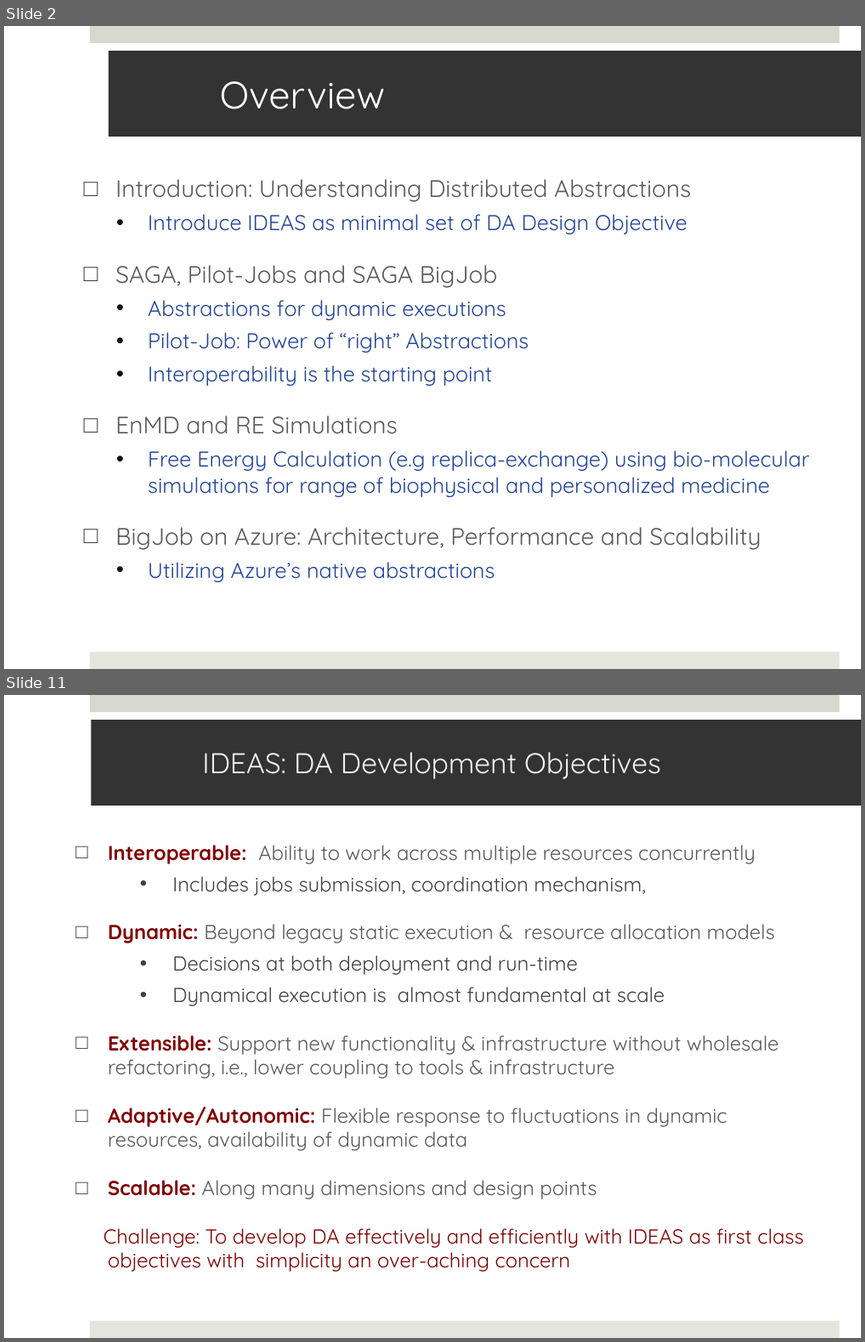
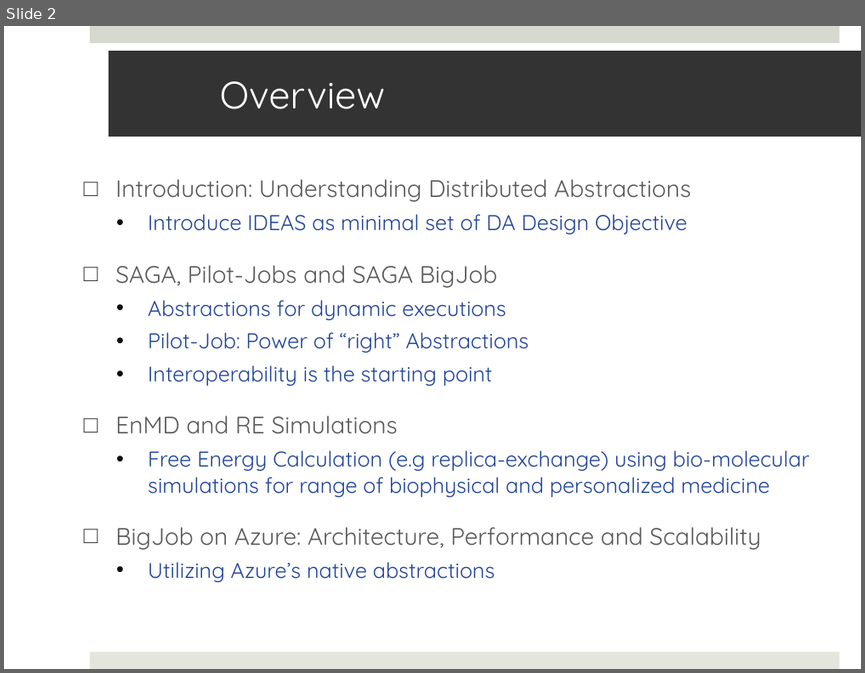
Before and after one commit to saga-project/saga-cpp-legacy-projects, a slide deck: papers/cloudcom10/presentation/saga-azure-cloudcom10.pptx. Shown one above the other, each under a label of ours: slides 2 and 11 before the commit, slide 2 after it; the slides between them are not shown. The pictures are 865x1342 and 865x673 pixels, drawn with LibreOffice and Linux fonts; fonts in the diff are those of the drawing. Boxes give left, top, right and bottom in pixels: in the first picture for what was removed or moved away, otherwise in the second. Text is boxed around its words. In the diff, an @@ line names an element or a change of style, - is before the commit and + after.

```diff
--- a/papers/cloudcom10/presentation/saga-azure-cloudcom10.pptx
+++ b/papers/cloudcom10/presentation/saga-azure-cloudcom10.pptx
@@ slide 11 removed at [4,695,861,1338], background #FFFFFF; not listed: 2 template elements that a slide beside it also shows @@
@@ title removed at [92,720,861,805] @@
-IDEAS: DA Development Objectives
@@ text removed at [103,845,803,1271] @@
-□ Interoperable: Ability to work across multiple resources concurrently
-    • Includes jobs submission, coordination mechanism,
-□ Dynamic: Beyond legacy static execution & resource allocation models
-    • Decisions at both deployment and run-time
-    • Dynamical execution is almost fundamental at scale
-□ Extensible: Support new functionality & infrastructure without wholesale refactoring, i.e., lower coupling to tools & infrastructure
-□ Adaptive/Autonomic: Flexible response to fluctuations in dynamic resources, availability of dynamic data
-□ Scalable: Along many dimensions and design points
-Challenge: To develop DA effectively and efficiently with IDEAS as first class objectives with simplicity an over-aching concern
```
Also in this commit, not shown: 10 slides changed, 1 slide added, 4 other slides removed.
